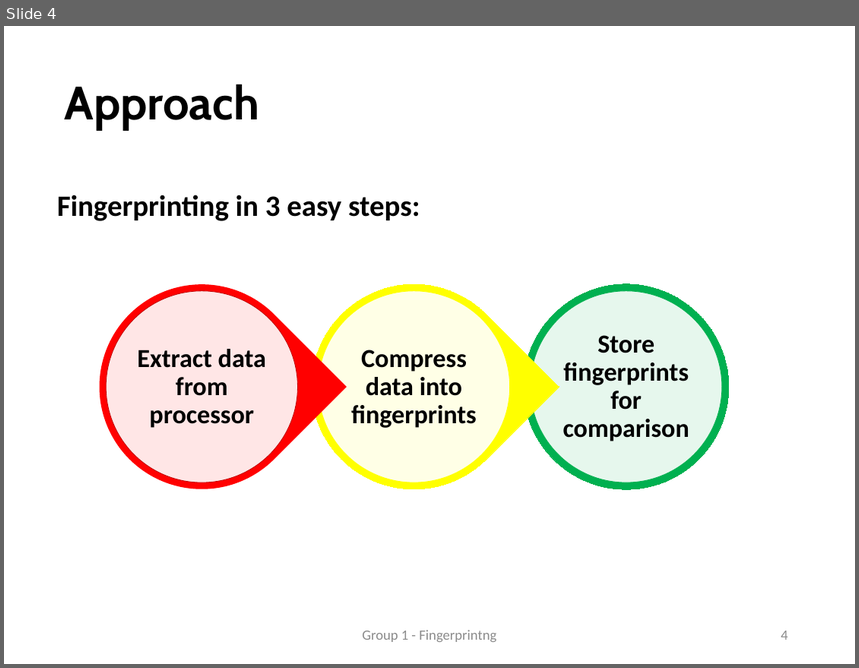
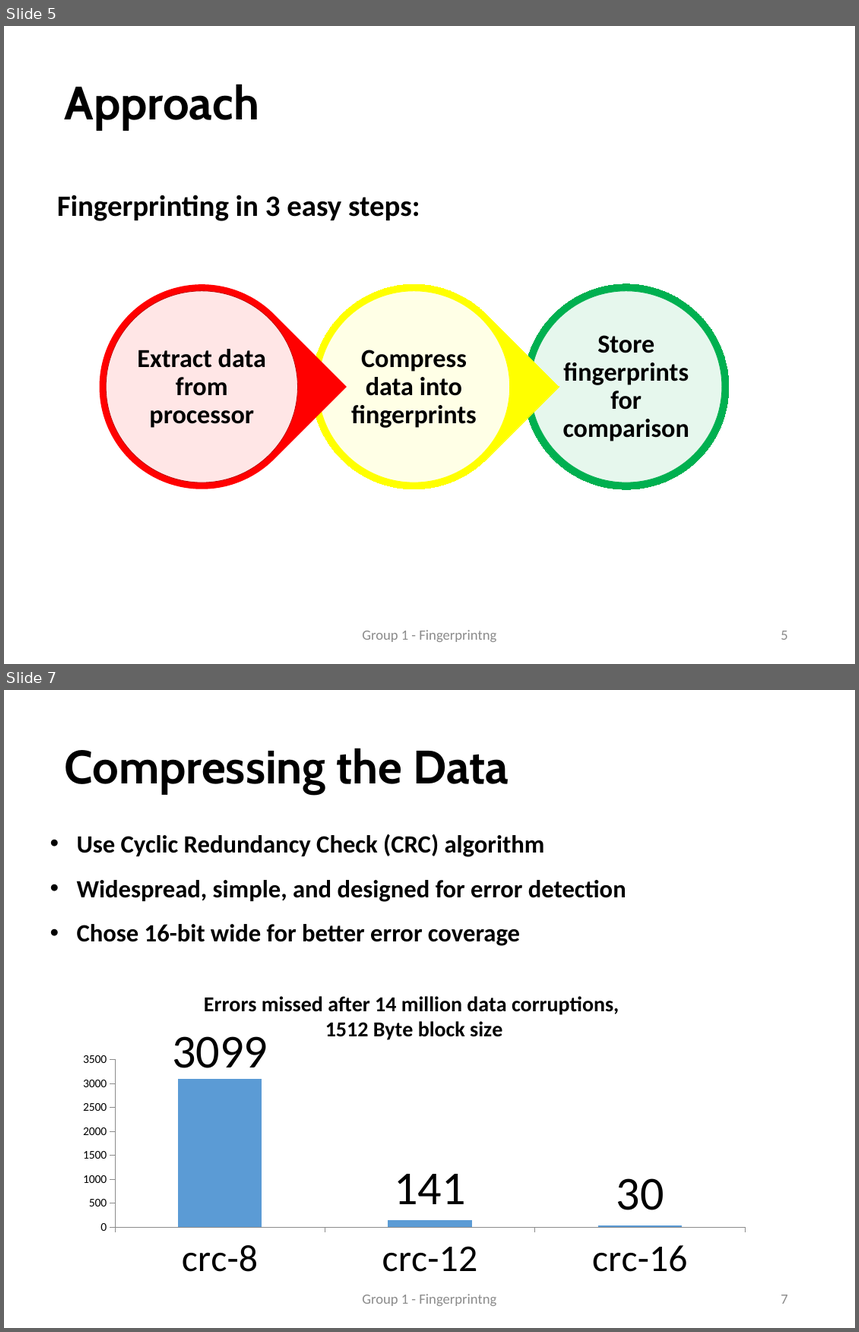
Before and after one commit to faga9267/VLSI---Fingerprinting, a slide deck: presentation/Presentation.pptx. Shown one above the other, each under a label of ours: slide 4 before the commit, slides 5 and 7 after it; the slides between them are not shown. The pictures are 859x668 and 859x1332 pixels, drawn with LibreOffice and Linux fonts; fonts in the diff are those of the drawing. Boxes give left, top, right and bottom in pixels: in the first picture for what was removed or moved away, otherwise in the second. Text is boxed around its words. In the diff, an @@ line names an element or a change of style, - is before the commit and + after.

```diff
--- a/presentation/Presentation.pptx
+++ b/presentation/Presentation.pptx
@@ slide 7 added at box(4, 690, 855, 1328), background #FFFFFF @@
@@ title added at box(65, 748, 509, 794), 39.6 pt, text #000000, bold @@
+Compressing the Data
@@ text added at box(77, 834, 626, 946), 21 pt, text #000000, bold @@
+• Use Cyclic Redundancy Check (CRC) algorithm
+• Widespread, simple, and designed for error detection
+• Chose 16-bit wide for better error coverage
@@ column chart added at box(69, 976, 759, 1289) @@
+title "Errors missed after 14 million data corruptions, 1512 Byte block size"
+categories: crc-8, crc-12, crc-16
+Series 1: 3099, 141, 30
@@ text added at box(362, 1294, 496, 1306), 12 pt, text #8C8C8C @@
+Group 1 - Fingerprintng
@@ page number added at box(781, 1295, 788, 1304), 12 pt, text #8C8C8C @@
+7
@@ what was slide 4 is now slide 5 @@
@@ page number at box(781, 631, 788, 640): text changed @@
-4
+5
```
Also in this commit, not shown: 3 slides changed, 18 other slides added, 9 other files.
